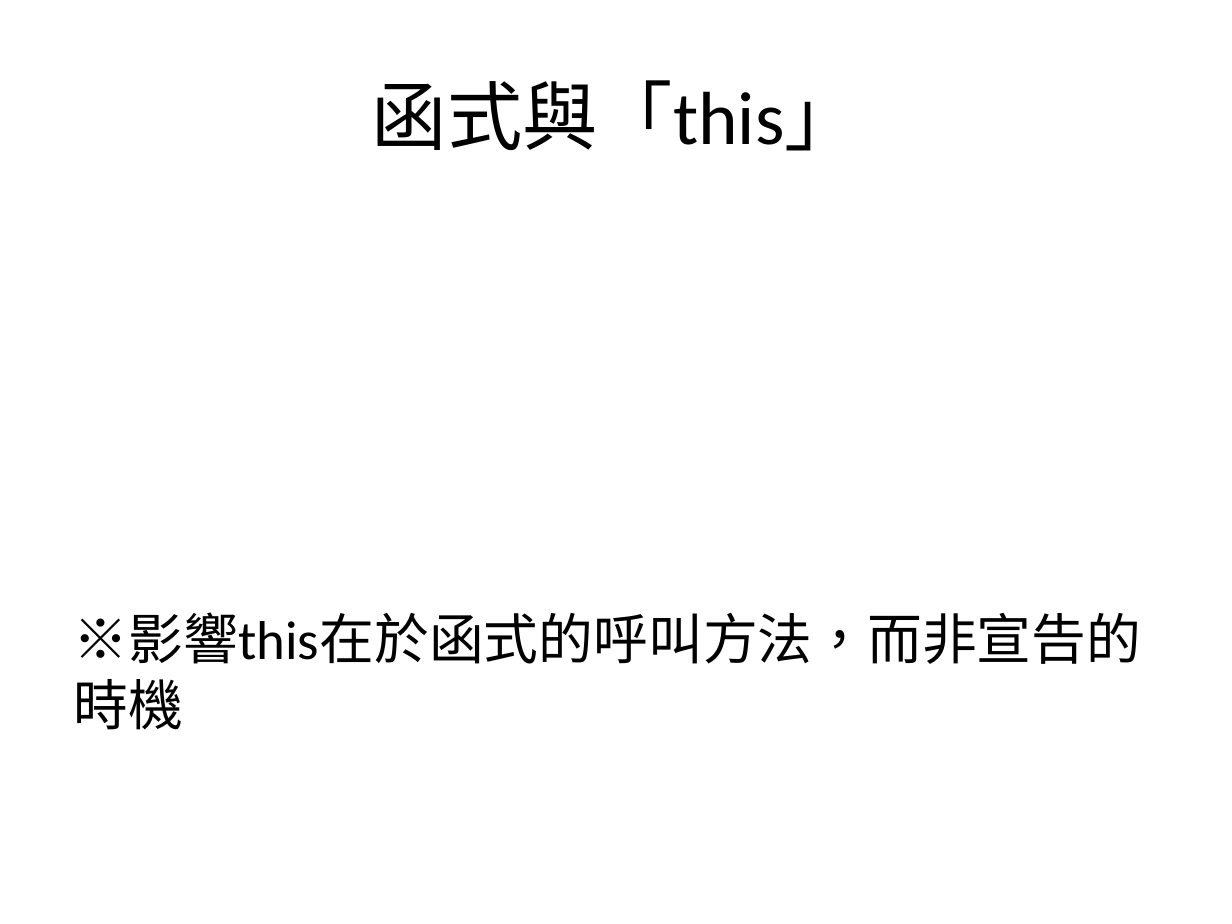
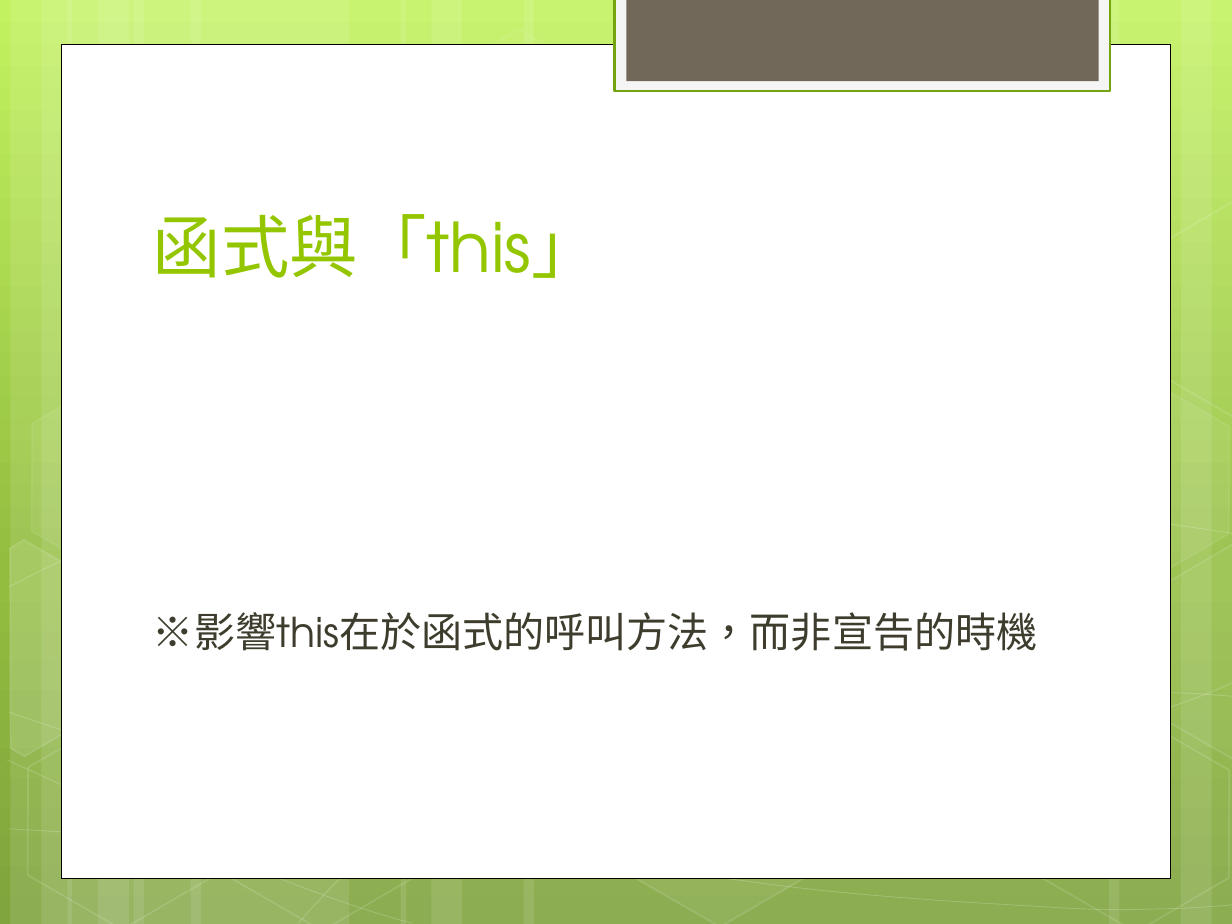
Before and after one commit to jackru6g6/JavaScript_Education, a slide deck: slide 7 of JavaScript教學及應用_08.22報告.pptx. Drawn at 1232x924 pixels with LibreOffice and Linux fonts; fonts in the diff are those of the drawing. Boxes give left, top, right and bottom in pixels: in the first picture for what was removed or moved away, otherwise in the second. Text is boxed around its words. In the diff, an @@ line names an element or a change of style, - is before the commit and + after.

```diff
--- a/JavaScript教學及應用_08.22報告.pptx
+++ b/JavaScript教學及應用_08.22報告.pptx
@@ background #FFFFFF to gradient #C3F35F to #93BF3F to #81A53E @@
@@ rectangle added at [615, 0, 1110, 91], fill #F5F5F5, outline #74A510 1.25 pt @@
@@ rectangle added at [626, 0, 1098, 81], fill #71685A @@
@@ rectangle added at [62, 44, 1170, 877], fill #FFFFFF, outline #000000 0.5 pt @@
@@ title "函式與「this」": place and size @@
-title "函式與「this」" at [372, 80, 860, 151]
+title "函式與「this」" at [153, 214, 600, 278]
@@ title "函式與「this」" at [153, 214, 600, 278]: size 44 to 40 pt, font Calibri to TeX Gyre Adventor, text colour #000000 to #94C600; alignment centre to left; vertical alignment middle to bottom @@
@@ group added at [0, 0, 1232, 924]: 12 rectangles, 8 freeform shapes, 8 hexagons @@
@@ text "※影響this在於函式的呼叫方法，而非宣告的時機": place and size @@
-text "※影響this在於函式的呼叫方法，而非宣告的時機" at [74, 612, 1141, 730]
+text "※影響this在於函式的呼叫方法，而非宣告的時機" at [153, 612, 1037, 651]
@@ text "※影響this在於函式的呼叫方法，而非宣告的時機" at [153, 612, 1037, 651]: size 32 to 24 pt, font Calibri to TeX Gyre Adventor, text colour #000000 to #3E3D2D; less space between paragraphs @@
```
Also in this commit, not shown: 9 other slides changed, 2 slides added, 4 other files.
